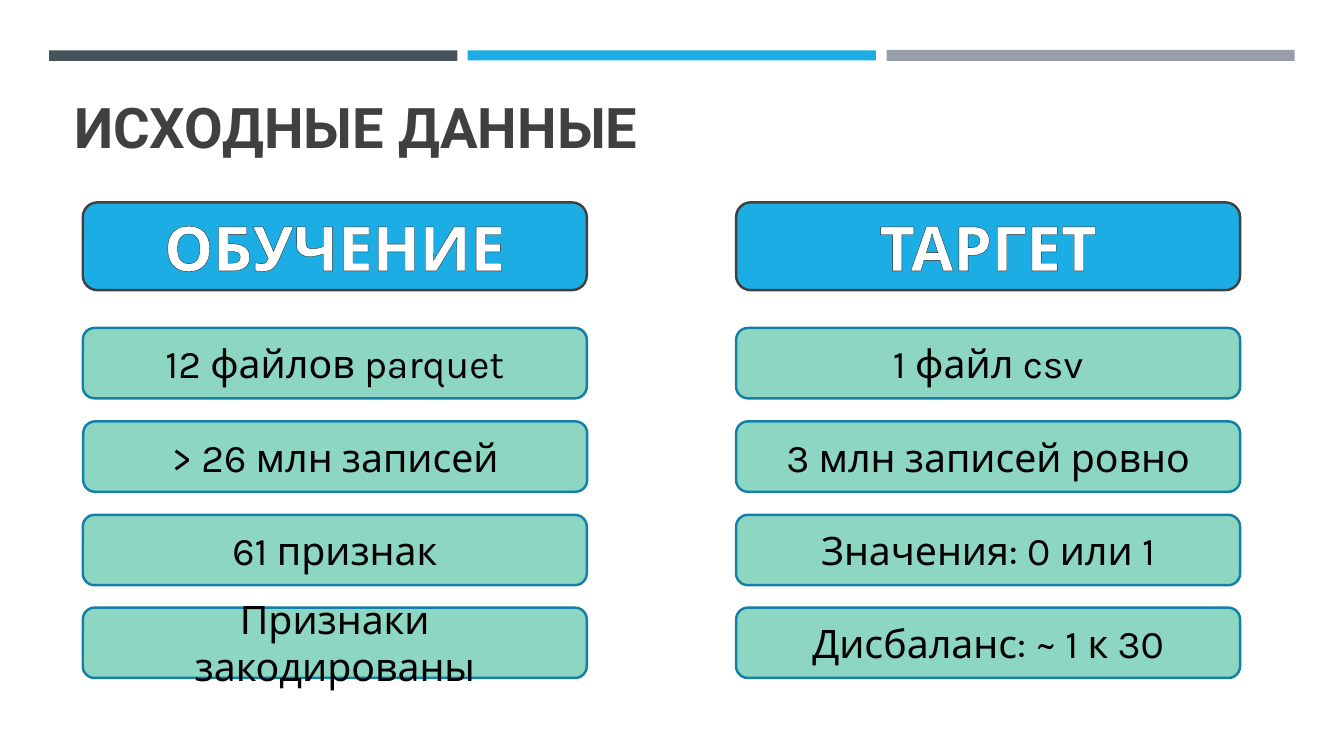
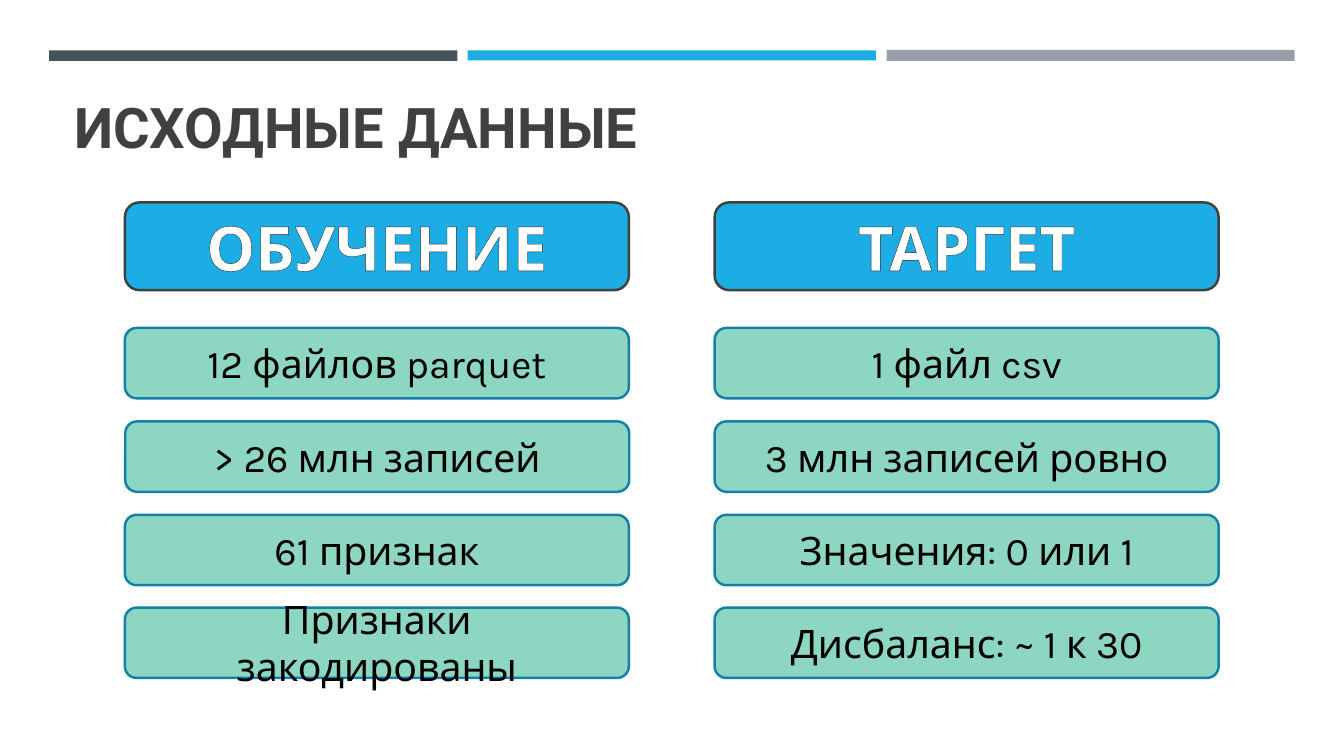
Before and after one commit to aozhuravlev/DIPLOMA, a slide deck: slide 4 of media/Credit_Risk_Management_Presentation.pptx. Drawn at 1344x756 pixels with LibreOffice and Linux fonts; fonts in the diff are those of the drawing. Boxes give left, top, right and bottom in pixels: in the first picture for what was removed or moved away, otherwise in the second. Text is boxed around its words. In the diff, an @@ line names an element or a change of style, - is before the commit and + after.

```diff
--- a/media/Credit_Risk_Management_Presentation.pptx
+++ b/media/Credit_Risk_Management_Presentation.pptx
@@ 5 rounded rectangles: place and size @@
-5 rounded rectangles at (83,203,588,679)
+5 rounded rectangles at (125,203,629,679)
@@ 5 rounded rectangles: place and size @@
-5 rounded rectangles at (736,203,1240,679)
+5 rounded rectangles at (715,203,1219,679)
```
Also in this commit, not shown: 8 other slides changed.
